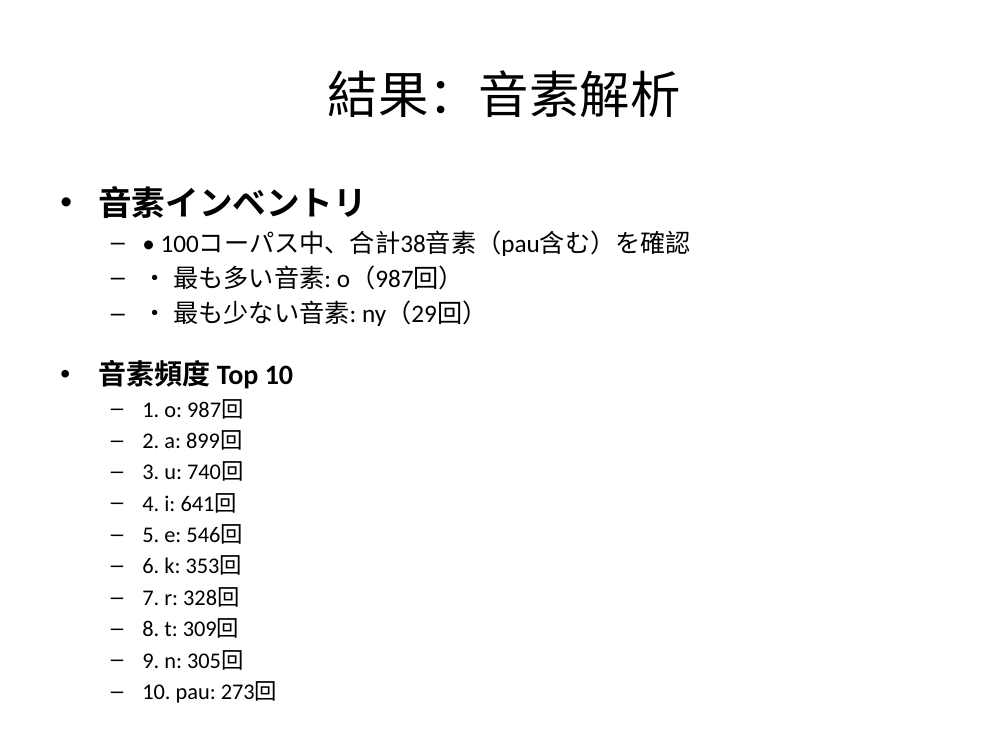
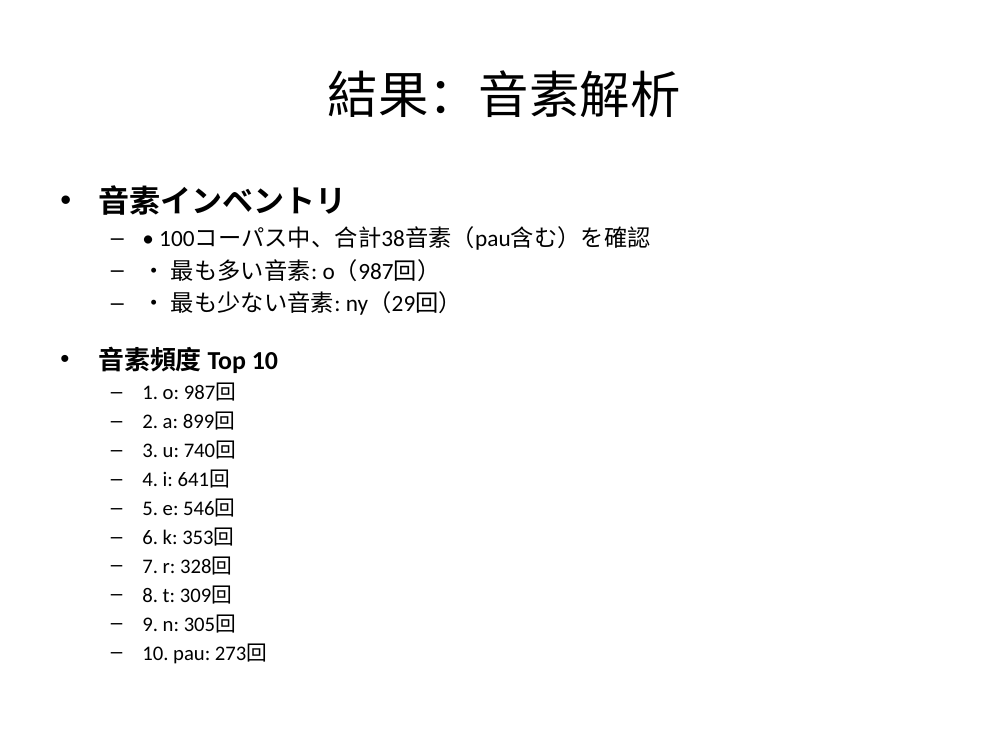
Before and after one commit to gohanoisi/minimal-phoneme-tts, a slide deck: slide 6 of outputs/presentation/slides_final.pptx. Drawn at 1008x756 pixels with LibreOffice and Linux fonts; fonts in the diff are those of the drawing. Boxes give left, top, right and bottom in pixels: in the first picture for what was removed or moved away, otherwise in the second. Text is boxed around its words. In the diff, an @@ line names an element or a change of style, - is before the commit and + after.

```diff
--- a/outputs/presentation/slides_final.pptx
+++ b/outputs/presentation/slides_final.pptx
@@ text "音素インベントリ" at bbox=[98, 185, 651, 664]: size 24 to 22.2 pt in "音素インベントリ"; size 18 to 16.6 pt in "• 100コーパス中、合計38音素（pau含む）を確認", "• 最も多い音素: o（987回）", "• 最も少ない音素: ny（29回）"; size 20 to 18.5 pt in "音素頻度 Top 10"; size 16 to 14.8 pt in "1. o: 987回", "2. a: 899回", "3. u: 740回", "4. i: 641回" and 6 more places @@
```
Also in this commit, not shown: 2 other files.
